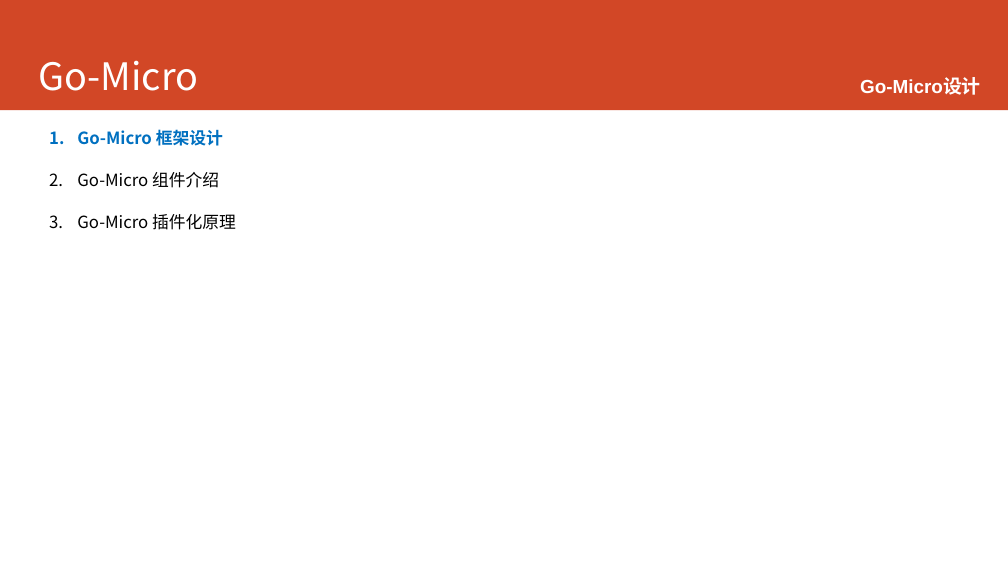
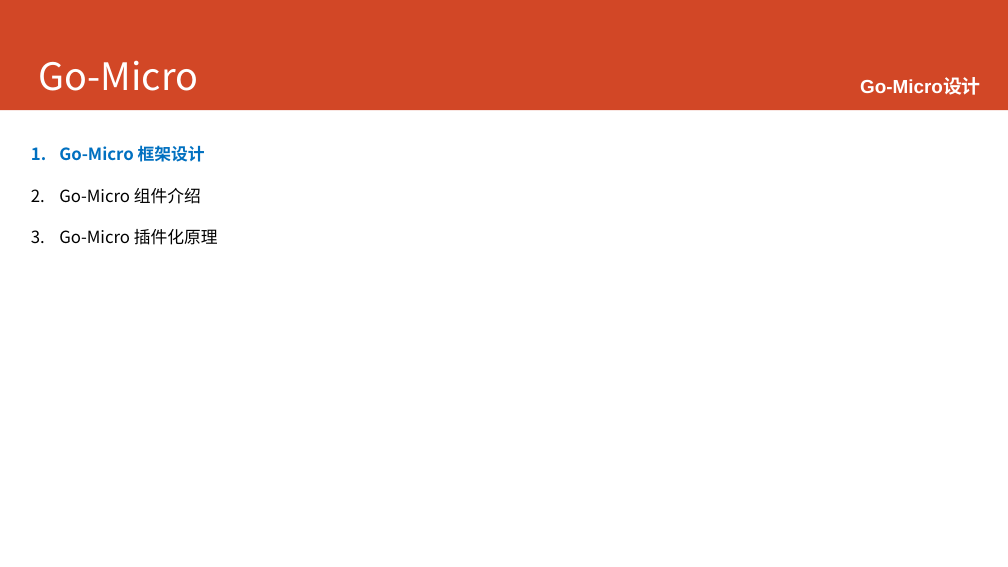
Before and after one commit to printfcoder/printfcoder, a slide deck: slide 45 of course/for-emc/course-for-emc.pptx. Drawn at 1008x567 pixels with LibreOffice and Linux fonts; fonts in the diff are those of the drawing. Boxes give left, top, right and bottom in pixels: in the first picture for what was removed or moved away, otherwise in the second. Text is boxed around its words. In the diff, an @@ line names an element or a change of style, - is before the commit and + after.

```diff
--- a/course/for-emc/course-for-emc.pptx
+++ b/course/for-emc/course-for-emc.pptx
@@ text "Go-Micro 框架设计": place and size @@
-text "Go-Micro 框架设计" at bbox=[77, 129, 236, 230]
+text "Go-Micro 框架设计" at bbox=[59, 145, 218, 245]
```
Also in this commit, not shown: 4 other slides changed, 23 slides added, 4 other files.
